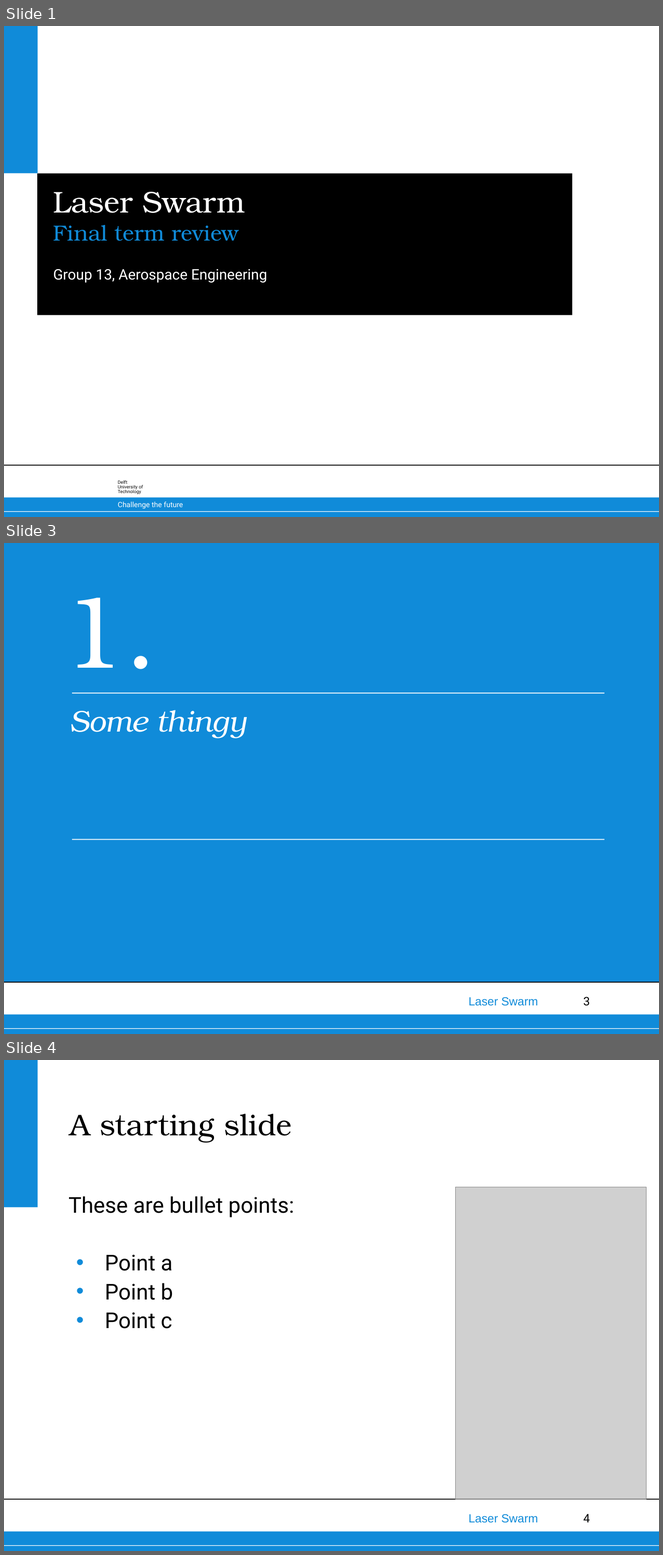
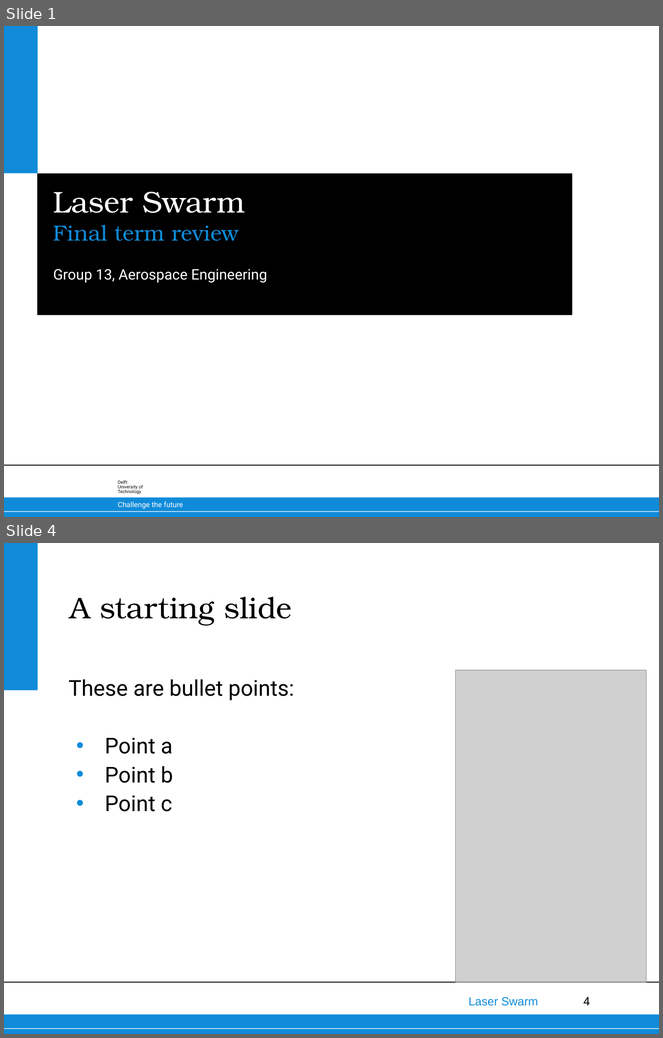
Before and after one commit to thewisenerd/laser-swarm, a slide deck: finalPresentation/FinalPresentation.ppt. Shown one above the other, each under a label of ours: slides 1, 3 and 4 before the commit, slides 1 and 4 after it; the slides between them are not shown. The pictures are 663x1555 and 663x1038 pixels, drawn with LibreOffice and Linux fonts; fonts in the diff are those of the drawing; grey boxes stand for pictures; background and template pictures are left out. Boxes give left, top, right and bottom in pixels: in the first picture for what was removed or moved away, otherwise in the second. Text is boxed around its words. In the diff, an @@ line names an element or a change of style, - is before the commit and + after.

```diff
--- a/finalPresentation/FinalPresentation.ppt
+++ b/finalPresentation/FinalPresentation.ppt
@@ slide 3 removed at (4,543,659,1034), background #108BD9; not listed: 6 template elements that a slide beside it also shows @@
@@ text removed at (61,598,158,669) @@
-1.
@@ line removed from (72, 693) to (605, 693) @@
@@ text removed at (70,710,247,739) @@
-Some thingy
@@ line removed from (72, 840) to (605, 840) @@
@@ rectangle removed at (4,982,659,1034) @@
```
Also in this commit, not shown: 10 slides added, 1 other slide removed.
